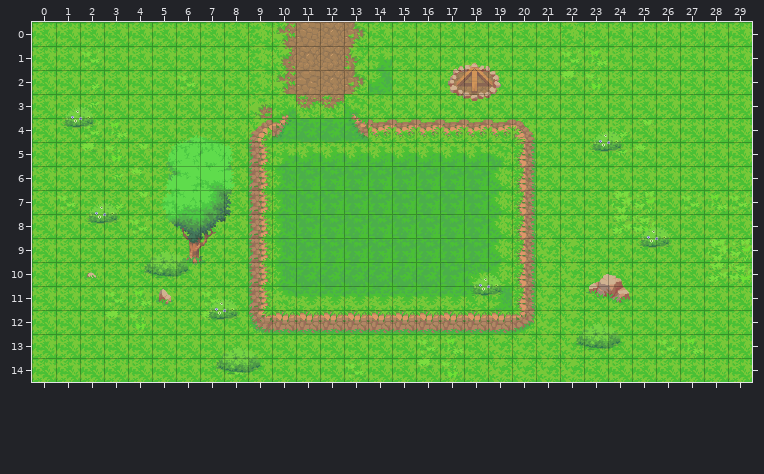
A Tiled map (JSON) gets an edit: assets/map/growingMap.tmj. The first picture shows the starting point.
Cells are 32x32 px. Shown: x 0..29, y 0..14.
New version:
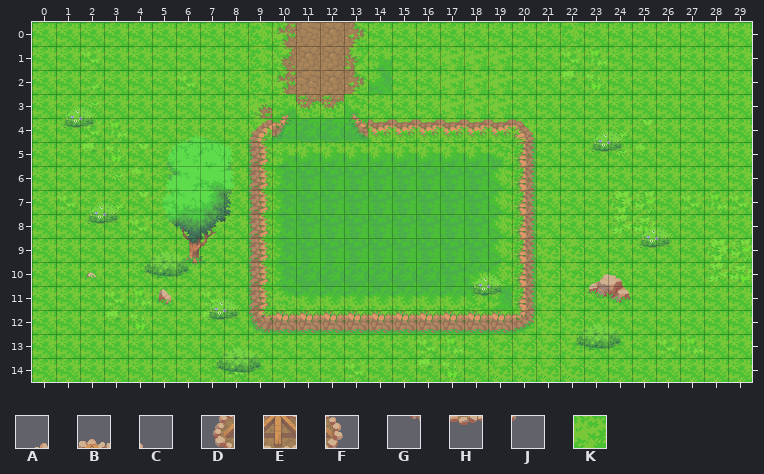
Key: from "Basic_Garden": A 462, B 463, C 464, D 488, E 489, F 490, G 514, H 515, J 516; from "Tilesets and props Demo": K 66.
_ is an empty cell, . an unchanged one.
Changes in this commit:
--- layer "Tile Layer 2"
@@ x 17..19 @@
- 1 ABC
- 2 DEF
- 3 GHJ
+ 1 KKK
+ 2 KKK
+ 3 KKK
Pixel boxes of the changes (left, top, right, bottom) in both pictures:
changed: (440, 46, 512, 118)
